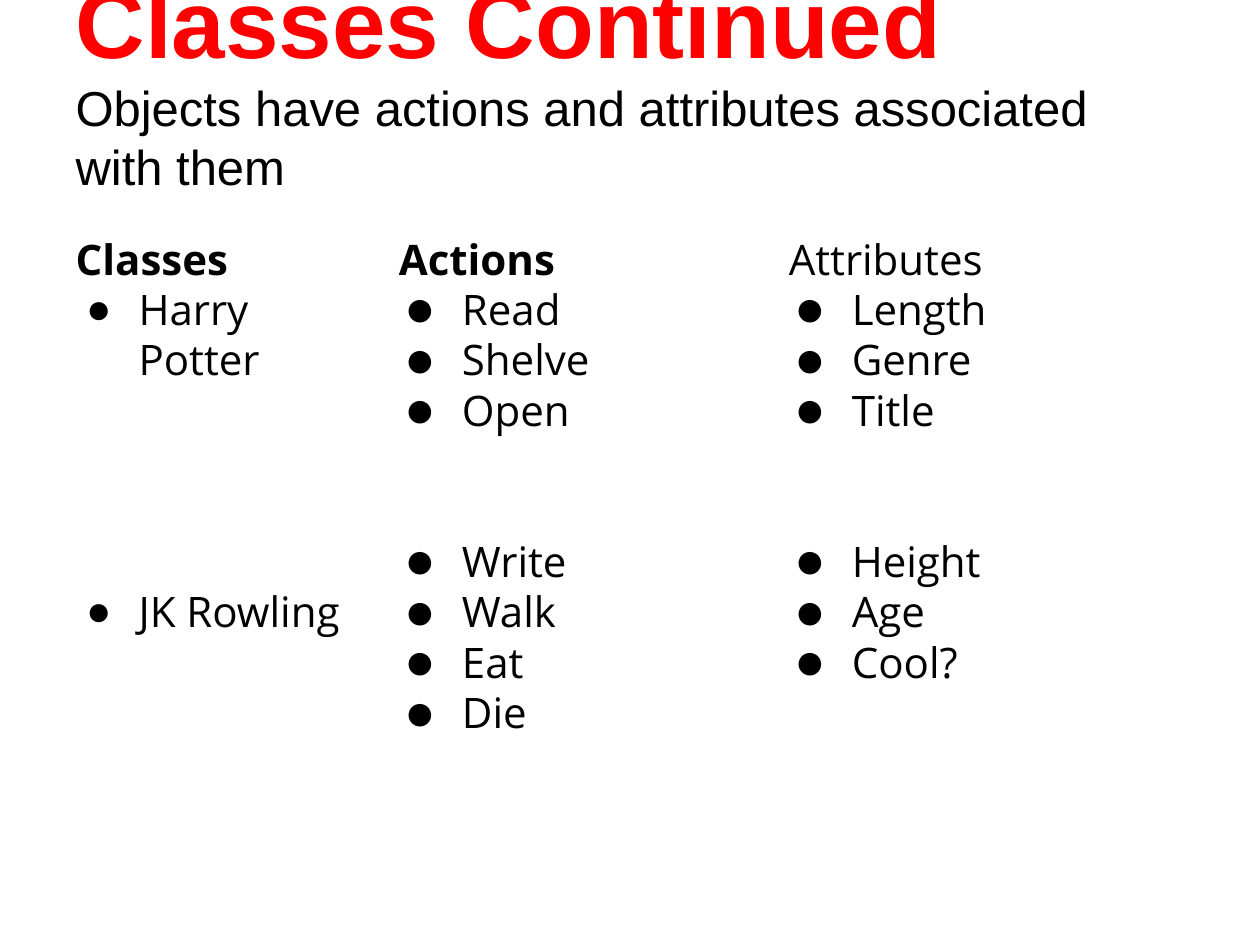
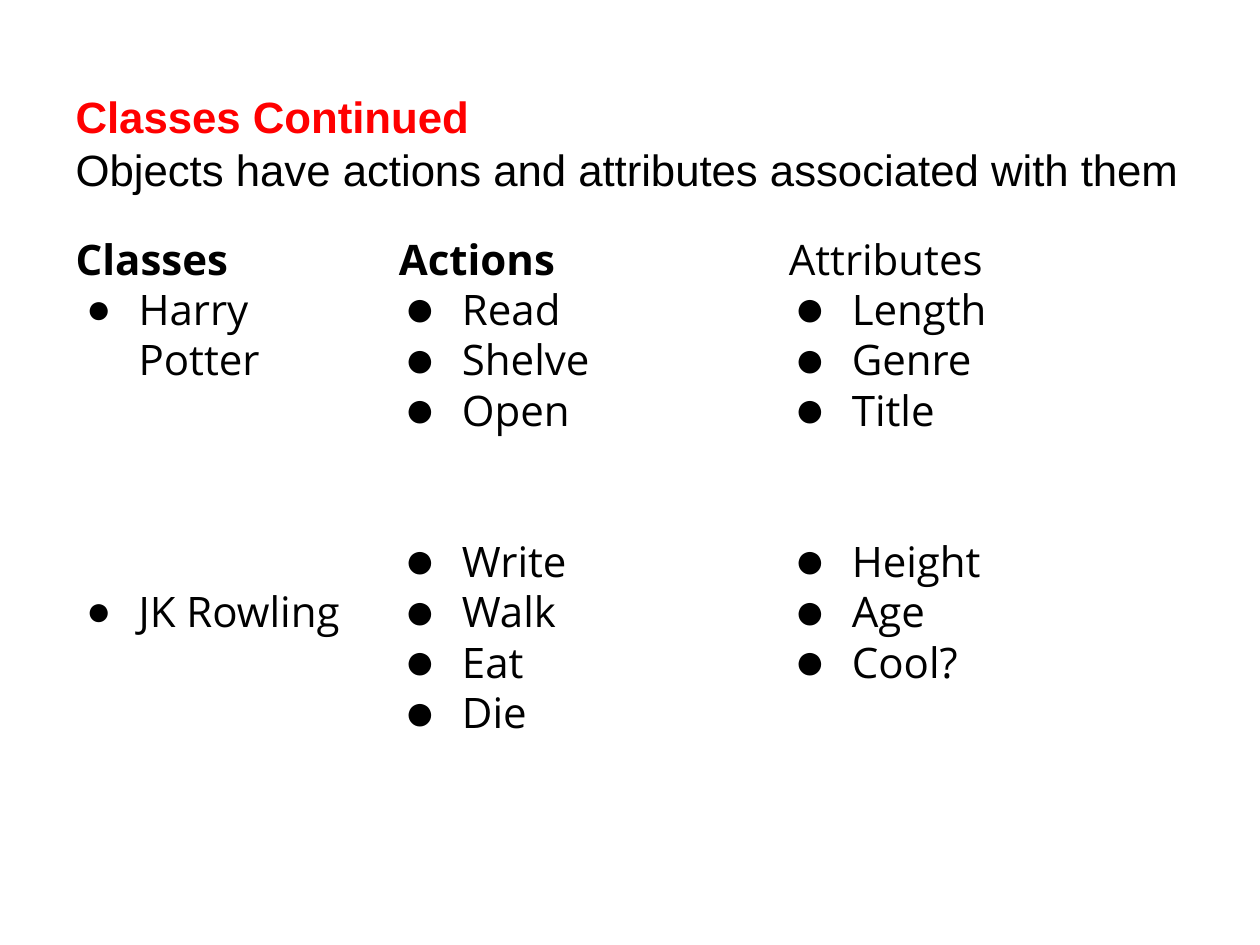
Before and after one commit to humanitiesprogramming/slides, a slide deck: slide 11 of 2017/python/Python Programming Concepts III.pptx. Drawn at 1260x945 pixels with LibreOffice and Linux fonts; fonts in the diff are those of the drawing. Boxes give left, top, right and bottom in pixels: in the first picture for what was removed or moved away, otherwise in the second. Text is boxed around its words. In the diff, an @@ line names an element or a change of style, - is before the commit and + after.

```diff
--- a/2017/python/Python Programming Concepts III.pptx
+++ b/2017/python/Python Programming Concepts III.pptx
@@ title "Classes Continued Objects have actions ..." at [76, 101, 1178, 195]: size 55 to 25 pt in "Classes Continued"; size 28 to 25 pt in "Objects have actions and attributes associated with ..." @@
```
Also in this commit, not shown: 2 other slides changed.
